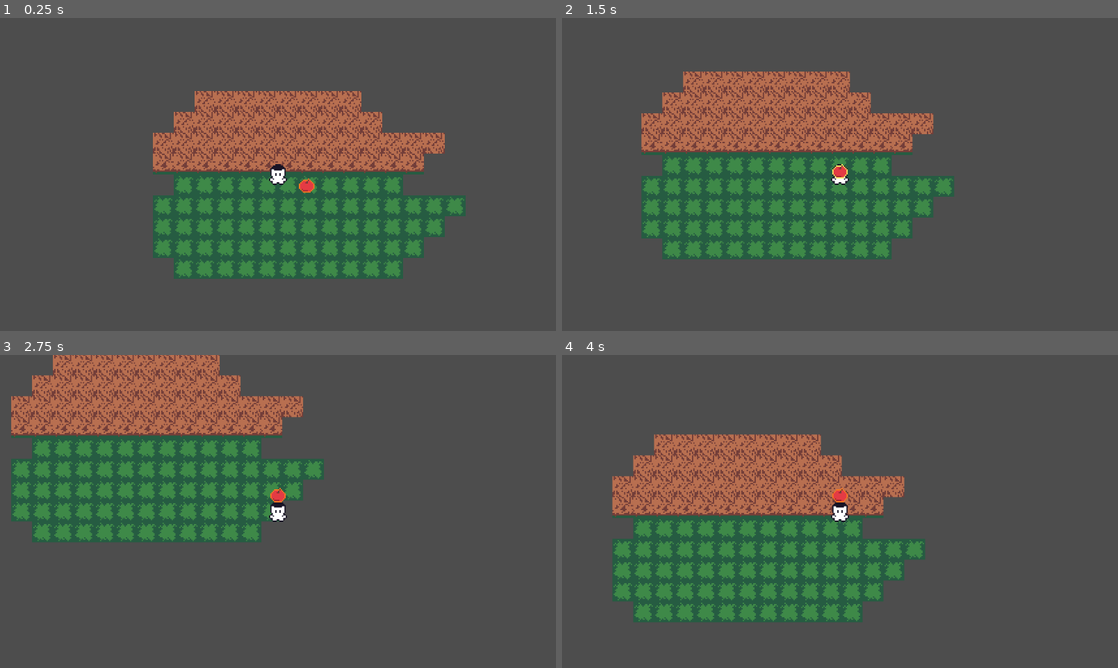
Above: before the commit, frames 1-4 (two rows, left to right).
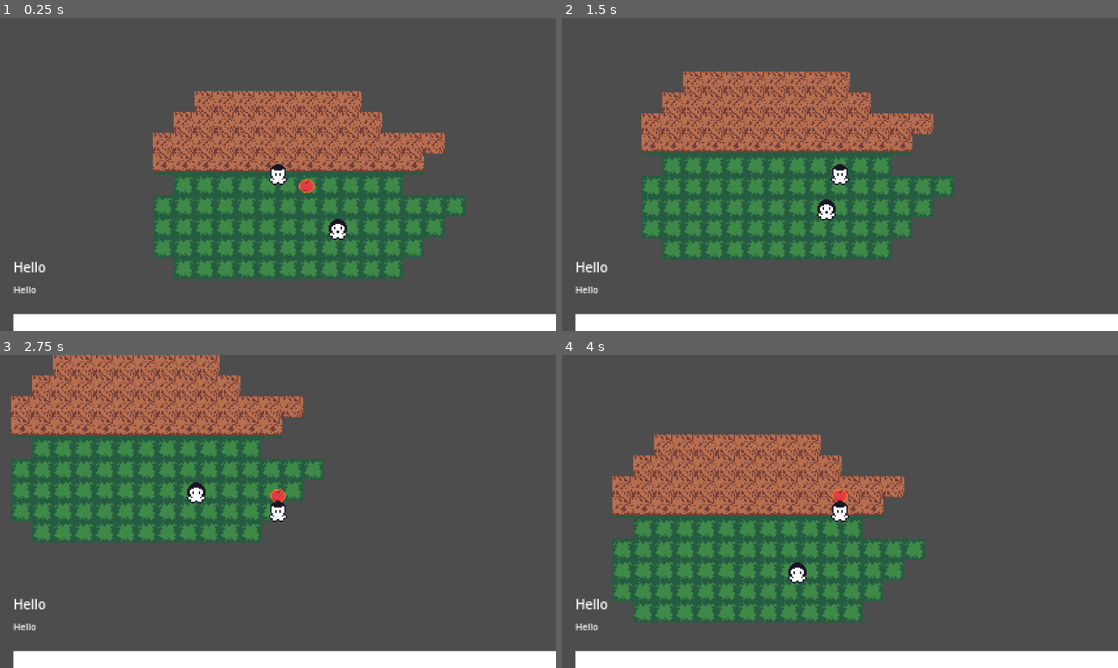
Above: after the commit, the same moments.

Repository: MunnChai/FlashbackGame
Game: Godot game, scene res://scenes/main.tscn
The game is run twice, just before and just after one commit, with the same random seed, the same clock (stepped at 60 frames per second) and the same inputs.
Inputs:
- Up to frame 1 (0.25 s): no input
- Up to frame 2 (1.5 s): tap Enter at 0.5 s; hold D (right) 0.53-1.28 s; tap E (interact) at 0.6 s; hold S (down) from 1.28 s (still down); tap Q (drop_item) at 1.35 s
- Up to frame 3 (2.75 s): tap E (interact) at 1.55, 2.1 s; release S (down) at 2.03 s; hold D (right) from 2.03 s (still down)
- Up to frame 4 (4 s): release D (right) at 2.78 s; hold W (up) 2.78-3.53 s; tap Shift (run) at 2.85 s; tap E (interact) at 3.05, 3.6 s; hold A (left) from 3.53 s (still down)

The runs differ from the first frame. In frame 1, 5.8% of the frame differs, in the area x 2-100%, y 64-100%; in frame 2, 5.9%, in the area x 2-100%, y 46-100%; in frame 3, 5.8%; in frame 4, 5.8%.

Commit message:
Added "dialogue" and npc behavioru

Diff:
--- a/project.godot
+++ b/project.godot
@@ -19,7 +19,7 @@
 
 window/size/viewport_width=1280
 window/size/viewport_height=720
-window/size/mode=2
+window/size/mode=3
 window/size/resizable=false
 window/stretch/mode="viewport"
 
--- a/scenes/item.tscn
+++ b/scenes/item.tscn
@@ -31,7 +31,7 @@
 script = ExtResource("1_gtetk")
 
 [node name="CollisionArea" type="CollisionShape2D" parent="."]
-position = Vector2(0, 1)
+position = Vector2(0, 4)
 shape = SubResource("CircleShape2D_aieah")
 
 [node name="AnimatedSprite2D" type="AnimatedSprite2D" parent="."]
--- a/scenes/main.tscn
+++ b/scenes/main.tscn
@@ -1,8 +1,9 @@
-[gd_scene load_steps=6 format=3 uid="uid://cw8e5axbi5251"]
+[gd_scene load_steps=7 format=3 uid="uid://cw8e5axbi5251"]
 
 [ext_resource type="Texture2D" uid="uid://coy5porvinq8p" path="res://assets/tiles/testing/test_tilemap-Sheet.png" id="1_5lwlv"]
 [ext_resource type="PackedScene" uid="uid://bt3vqc1grhu6d" path="res://scenes/player.tscn" id="2_hjcp8"]
 [ext_resource type="PackedScene" uid="uid://cau45hk3r7yqt" path="res://scenes/item.tscn" id="3_qg7mt"]
+[ext_resource type="PackedScene" uid="uid://cbx4vofdues8d" path="res://scenes/npc.tscn" id="4_3t3ge"]
 
 [sub_resource type="TileSetAtlasSource" id="TileSetAtlasSource_gqek8"]
 texture = ExtResource("1_5lwlv")
@@ -24,15 +25,58 @@
 sources/0 = SubResource("TileSetAtlasSource_gqek8")
 
 [node name="main" type="Node2D"]
+y_sort_enabled = true
 
 [node name="TileMap" type="TileMap" parent="."]
+z_index = -1
 tile_set = SubResource("TileSet_fqx55")
 format = 2
 layer_0/tile_data = PackedInt32Array(2, 0, 0, 1, 0, 0, 0, 0, 0, 65535, 0, 0, 65534, 0, 0, 65537, 0, 0, 65536, 0, 0, 131 …(1613 unchanged characters)…
 
 [node name="player" parent="." instance=ExtResource("2_hjcp8")]
 
+[node name="MarginContainer" type="MarginContainer" parent="player"]
+offset_left = -212.51
+offset_top = 53.65
+offset_right = 232.49
+offset_bottom = 166.65
+theme_override_constants/margin_left = 10
+theme_override_constants/margin_top = 10
+theme_override_constants/margin_right = 10
+theme_override_constants/margin_bottom = 10
+
+[node name="VBoxContainer" type="VBoxContainer" parent="player/MarginContainer"]
+custom_minimum_size = Vector2(425, 0)
+layout_mode = 2
+
+[node name="RichTextLabel" type="RichTextLabel" parent="player/MarginContainer/VBoxContainer"]
+custom_minimum_size = Vector2(0, 15)
+layout_mode = 2
+theme_override_font_sizes/normal_font_size = 10
+theme_override_font_sizes/bold_font_size = 10
+theme_override_font_sizes/italics_font_size = 10
+theme_override_font_sizes/bold_italics_font_size = 10
+theme_override_font_sizes/mono_font_size = 10
+text = "Hello"
+
+[node name="RichTextLabel2" type="RichTextLabel" parent="player/MarginContainer/VBoxContainer"]
+custom_minimum_size = Vector2(0, 20)
+layout_mode = 2
+theme_override_font_sizes/normal_font_size = 7
+theme_override_font_sizes/bold_font_size = 7
+theme_override_font_sizes/italics_font_size = 7
+theme_override_font_sizes/bold_italics_font_size = 7
+theme_override_font_sizes/mono_font_size = 7
+text = "Hello"
+
+[node name="ColorRect" type="ColorRect" parent="player/MarginContainer/VBoxContainer"]
+custom_minimum_size = Vector2(50, 50)
+layout_mode = 2
+
 [node name="item" parent="." instance=ExtResource("3_qg7mt")]
 position = Vector2(22, 9)
 
+[node name="npc" parent="." instance=ExtResource("4_3t3ge")]
+position = Vector2(46, 42)
+
 [connection signal="signal_interact" from="item" to="player" method="pick_up_item"]
--- a/scenes/npc.tscn
+++ b/scenes/npc.tscn
@@ -1,28 +1,51 @@
-[gd_scene load_steps=5 format=3 uid="uid://cbx4vofdues8d"]
+[gd_scene load_steps=7 format=3 uid="uid://cbx4vofdues8d"]
 
 [ext_resource type="Script" path="res://scripts/NPC.gd" id="1_w35x5"]
-[ext_resource type="Texture2D" uid="uid://7cq41m5wb5vx" path="res://assets/characters/testing/testing_npc.png" id="2_0w7oy"]
+[ext_resource type="Texture2D" uid="uid://i52honmdkw7w" path="res://assets/characters/testing/testing_npc2.png" id="2_8sqgp"]
+[ext_resource type="Texture2D" uid="uid://do3ofnpoetktr" path="res://assets/characters/testing/testing_npc1.png" id="3_206st"]
 
-[sub_resource type="RectangleShape2D" id="RectangleShape2D_mc1b6"]
-size = Vector2(10, 2)
+[sub_resource type="CircleShape2D" id="CircleShape2D_mhht7"]
+radius = 16.0
+
+[sub_resource type="RectangleShape2D" id="RectangleShape2D_u7ds1"]
+size = Vector2(10, 3)
 
 [sub_resource type="SpriteFrames" id="SpriteFrames_o1o2u"]
 animations = [{
 "frames": [{
 "duration": 1.0,
-"texture": ExtResource("2_0w7oy")
+"texture": ExtResource("2_8sqgp")
 }],
 "loop": true,
-"name": &"default",
+"name": &"player_in",
+"speed": 5.0
+}, {
+"frames": [{
+"duration": 1.0,
+"texture": ExtResource("3_206st")
+}],
+"loop": true,
+"name": &"player_out",
 "speed": 5.0
 }]
 
 [node name="npc" type="CharacterBody2D"]
+collision_mask = 0
 script = ExtResource("1_w35x5")
 
+[node name="Area2D" type="Area2D" parent="."]
+
+[node name="CollisionShape2D" type="CollisionShape2D" parent="Area2D"]
+position = Vector2(0, 8)
+shape = SubResource("CircleShape2D_mhht7")
+
 [node name="CollisionShape2D" type="CollisionShape2D" parent="."]
-position = Vector2(0, 8)
-shape = SubResource("RectangleShape2D_mc1b6")
+position = Vector2(0, 7.5)
+shape = SubResource("RectangleShape2D_u7ds1")
 
 [node name="AnimatedSprite2D" type="AnimatedSprite2D" parent="."]
 sprite_frames = SubResource("SpriteFrames_o1o2u")
+animation = &"player_in"
+
+[connection signal="body_entered" from="Area2D" to="." method="_on_body_entered"]
+[connection signal="body_exited" from="Area2D" to="." method="_on_body_exited"]
--- a/scenes/player.tscn
+++ b/scenes/player.tscn
@@ -1,7 +1,7 @@
 [gd_scene load_steps=5 format=3 uid="uid://bt3vqc1grhu6d"]
 
 [ext_resource type="Script" path="res://scripts/Player.gd" id="1_2r46r"]
-[ext_resource type="Texture2D" uid="uid://dqh8ytg24avjj" path="res://assets/character/testing/testing_default.png" id="1_dnr5g"]
+[ext_resource type="Texture2D" uid="uid://dqh8ytg24avjj" path="res://assets/characters/testing/testing_default.png" id="1_dnr5g"]
 
 [sub_resource type="RectangleShape2D" id="RectangleShape2D_vfiv5"]
 size = Vector2(10, 2)
@@ -28,6 +28,7 @@
 shape = SubResource("RectangleShape2D_vfiv5")
 
 [node name="AnimatedSprite2D" type="AnimatedSprite2D" parent="."]
+y_sort_enabled = true
 sprite_frames = SubResource("SpriteFrames_ikfxx")
 
 [node name="Camera2D" type="Camera2D" parent="."]
--- a/scripts/NPC.gd
+++ b/scripts/NPC.gd
@@ -4,7 +4,11 @@
 const WALK_SPEED = 75
 const RUN_SPEED = 150
 
+signal signal_interact(interactible)
 
+var player_in
+
+var animator
 
 func _physics_process(delta):
 
@@ -13,3 +17,22 @@
 
 func handle_movement():
 	move_and_slide()
+
+
+func _ready():
+	animator = $AnimatedSprite2D
+
+func interact():
+	if (!player_in):
+		return
+	signal_interact.emit(self)
+
+func _on_body_entered(body):
+	if (body is Player):
+		player_in = true
+		animator.animation = "player_in"
+
+func _on_body_exited(body):
+	if (body is Player):
+		player_in = false
+		animator.animation = "player_out"
Binary file changed: assets/characters/testing/testing_npc.aseprite
Renamed: assets/characters/testing/testing_npc.png -> assets/characters/testing/testing_npc1.png
Not shown, added: assets/characters/testing/testing_npc1.png.import
Binary file added: assets/characters/testing/testing_npc2.png
Not shown, changed: assets/characters/testing/testing_npc2.png.import
